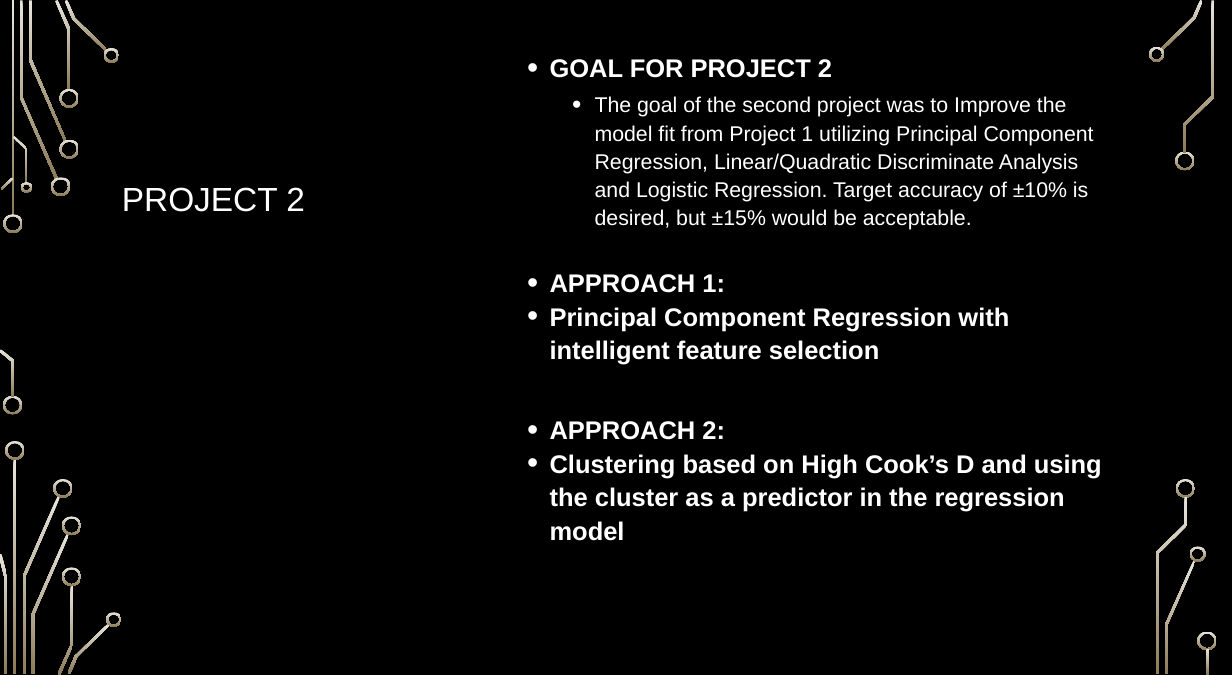
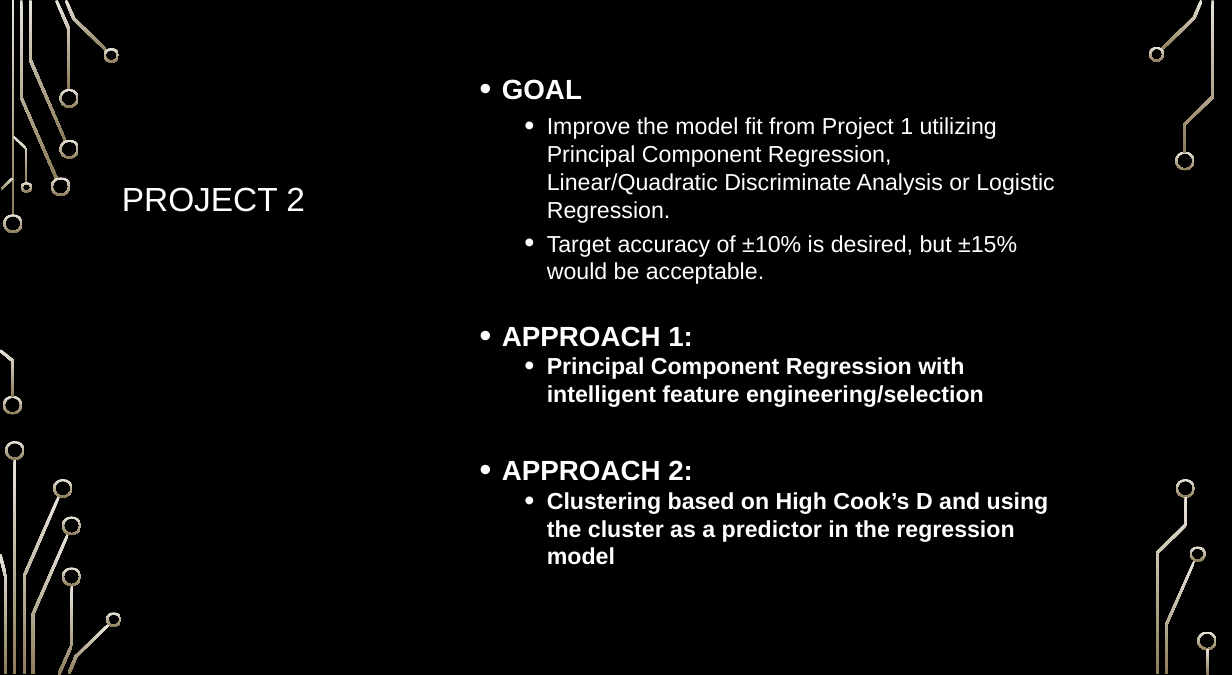
Before and after one commit to ngupta23/PredictingPerformanceIntegratedCircuits, a slide deck: slide 6 of Presentation/MSDS6372_Project2_Presentation.pptx. Drawn at 1232x675 pixels with LibreOffice and Linux fonts; fonts in the diff are those of the drawing; background and template pictures are left out. Boxes give left, top, right and bottom in pixels: in the first picture for what was removed or moved away, otherwise in the second. Text is boxed around its words. In the diff, an @@ line names an element or a change of style, - is before the commit and + after.

```diff
--- a/Presentation/MSDS6372_Project2_Presentation.pptx
+++ b/Presentation/MSDS6372_Project2_Presentation.pptx
@@ text "GOAL" moved from (x1=550, y1=59, x2=1102, y2=541) to (x1=502, y1=79, x2=1054, y2=565) @@
@@ text at (x1=502, y1=79, x2=1054, y2=284): text changed; size 25.4 to 27.7 pt @@
-• GOAL FOR PROJECT 2
-  • The goal of the second project was to Improve the model fit from Project 1 utilizing Principal Component Regression, Linear/Quadratic Discriminate Analysis and Logistic Regression. Target accuracy of ±10% is desired, but ±15% would be acceptable.
+• GOAL
+  • Improve the model fit from Project 1 utilizing Principal Component Regression, Linear/Quadratic Discriminate Analysis or Logistic Regression.
+  • Target accuracy of ±10% is desired, but ±15% would be acceptable.
@@ text at (x1=502, y1=326, x2=1049, y2=565): size 30.5 to 33.2 pt in "APPROACH 1:", "APPROACH 2:"; size 30.5 to 27.7 pt in "Clustering based on High Cook’s D and ..."; line spacing 1.1 to 1; list level 1 to 2 in "Clustering based on High Cook’s ..." @@
@@ text at (x1=547, y1=357, x2=984, y2=407): text changed; size 30.5 to 27.7 pt @@
-• Principal Component Regression with intelligent feature selection
+  • Principal Component Regression with intelligent feature engineering/selection
```
Also in this commit, not shown: 10 other slides changed, 1 slide added.
